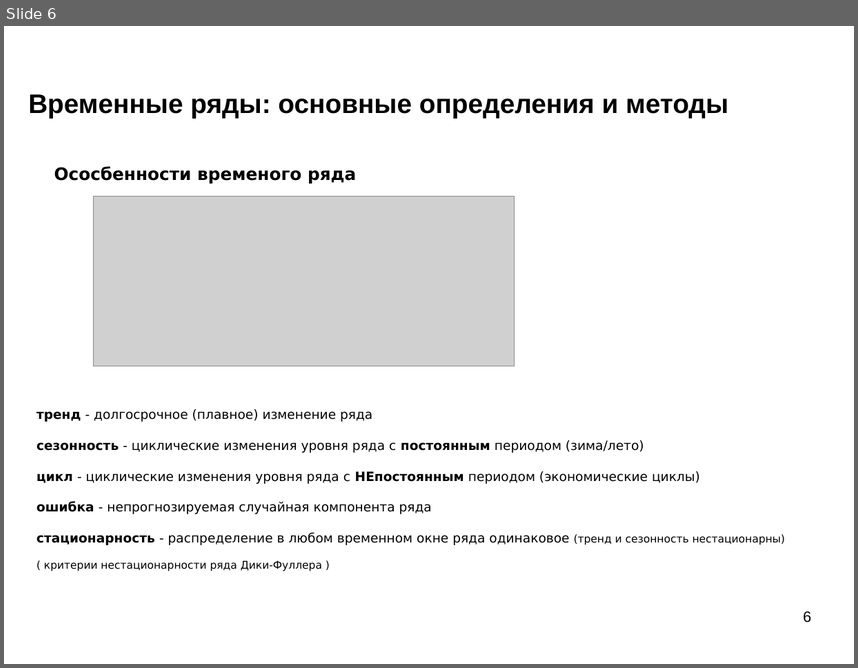
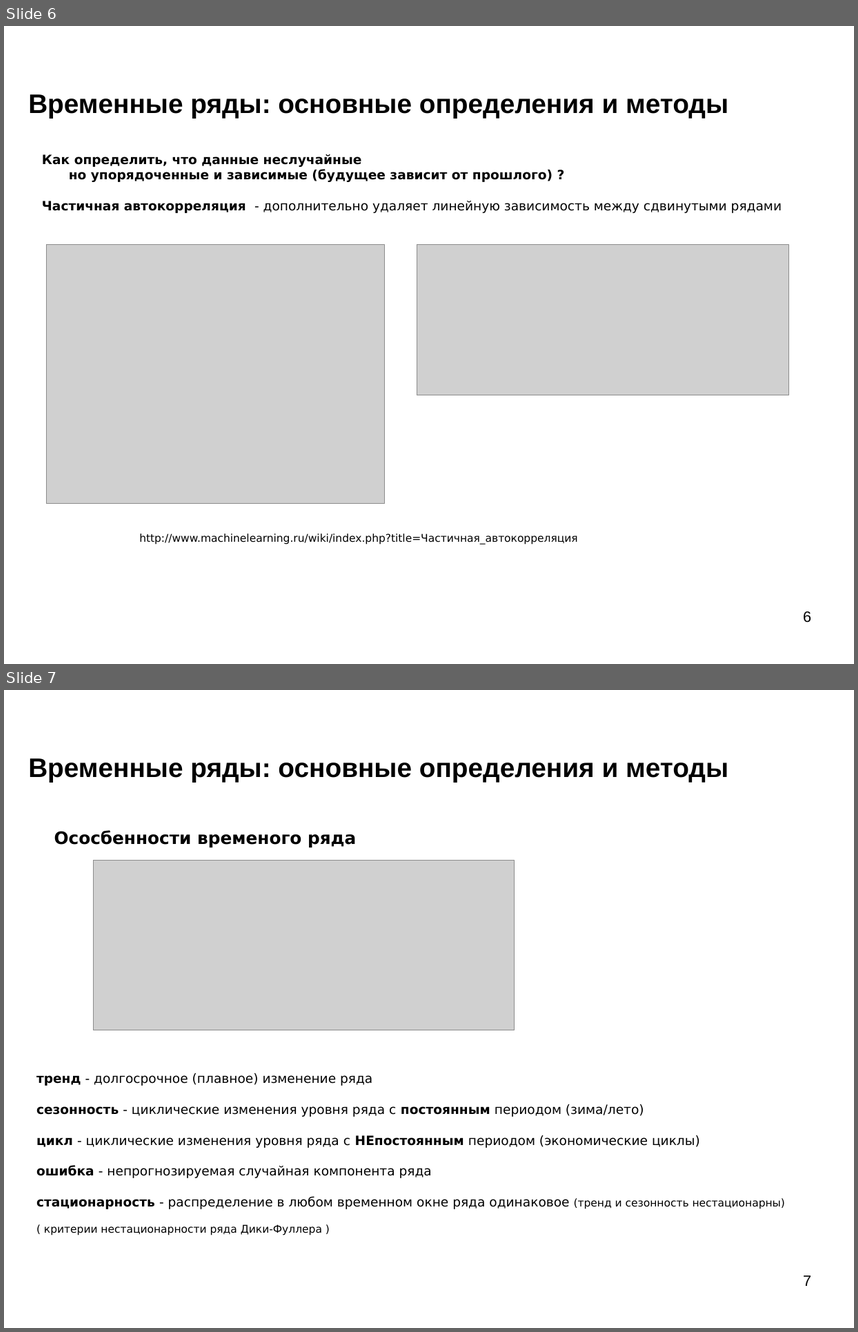
Before and after one commit to mechanoid5/ml_lectorium_2024_I, a slide deck: 22-time-series.odp. Shown one above the other, each under a label of ours: slide 6 before the commit, slides 6 and 7 after it. The pictures are 858x668 and 858x1332 pixels, drawn with LibreOffice and Linux fonts; fonts in the diff are those of the drawing; grey boxes stand for pictures; background and template pictures are left out. Boxes give left, top, right and bottom in pixels: in the first picture for what was removed or moved away, otherwise in the second. Text is boxed around its words. In the diff, an @@ line names an element or a change of style, - is before the commit and + after.

```diff
--- a/22-time-series.odp
+++ b/22-time-series.odp
@@ slide 6 added at (4,26,854,664), background picture (left out) @@
@@ title added at (28,94,728,118), 25 pt, text #000000, bold @@
+Временные ряды: основные определения и методы
@@ text added at (42,154,782,213), 12 pt, text #000000, bold @@
+Как определить, что данные неслучайные
+но упорядоченные и зависимые (будущее зависит от прошлого) ?
+Частичная автокорреляция - дополнительно удаляет линейную зависимость между cдвинутыми рядами
@@ picture added at (46,244,384,503) @@
@@ picture added at (417,244,789,394) @@
@@ text added at (139,533,577,544), 10 pt, text #000000 @@
+http://www.machinelearning.ru/wiki/index.php?title=Частичная_автокорреляция
@@ page number added at (803,611,811,622), 14 pt, text #000000 @@
+6
@@ what was slide 6 is now slide 7 @@
@@ page number at (803,1275,811,1285): text changed @@
-6
+7
```
Also in this commit, not shown: 7 slides changed, 2 other slides added, 3 other files.
